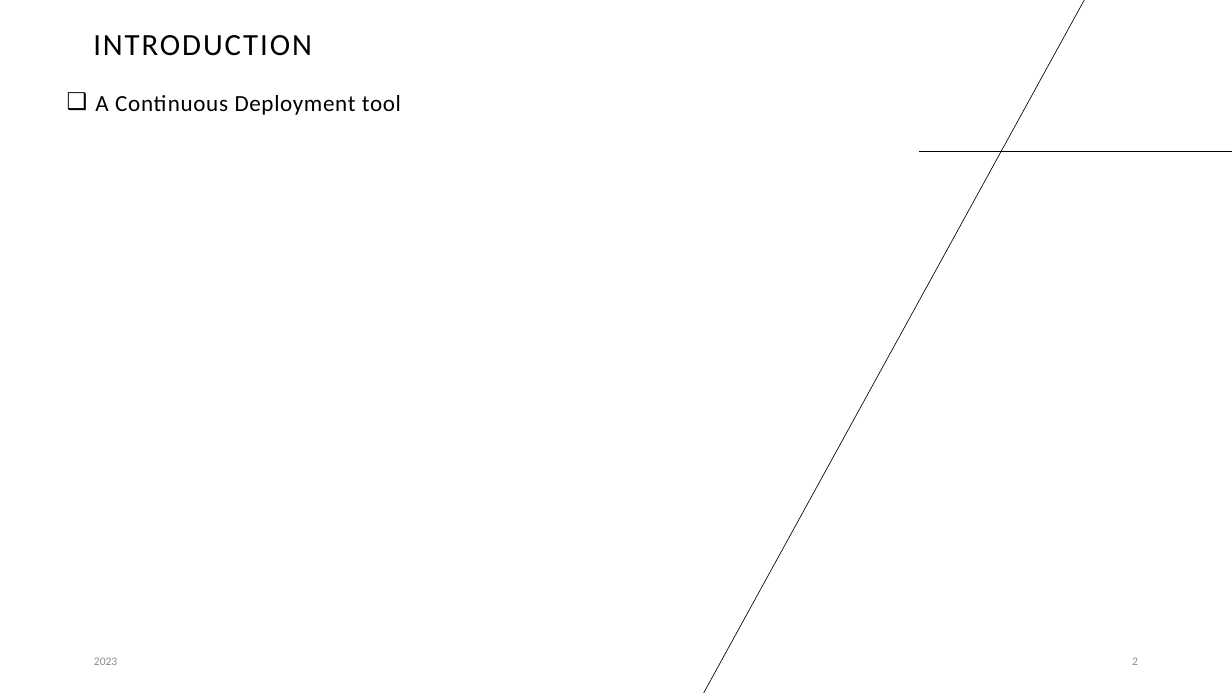
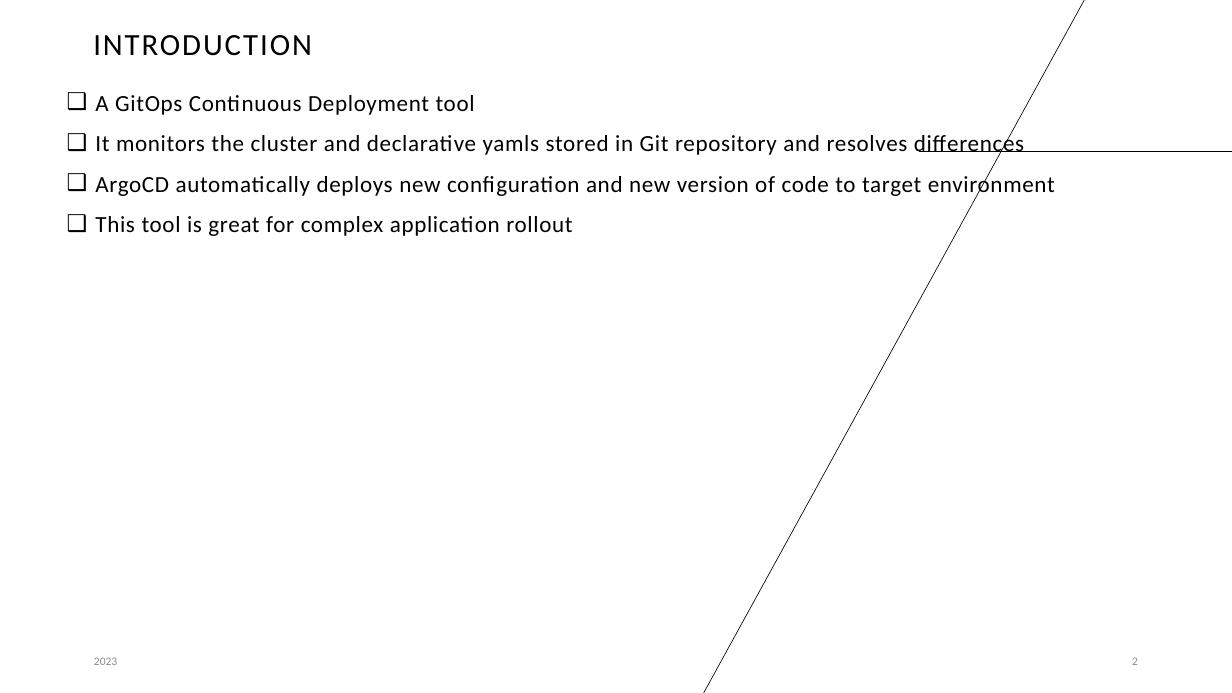
Before and after one commit to yamini-nagellaa/k8-ocp-argo-all, a slide deck: slide 2 of argo_learnings.pptx. Drawn at 1232x693 pixels with LibreOffice and Linux fonts; fonts in the diff are those of the drawing. Boxes give left, top, right and bottom in pixels: in the first picture for what was removed or moved away, otherwise in the second. Text is boxed around its words. In the diff, an @@ line names an element or a change of style, - is before the commit and + after.

Commit message:
argo

```diff
--- a/argo_learnings.pptx
+++ b/argo_learnings.pptx
@@ text at (x1=95, y1=95, x2=1055, y2=236): text changed @@
-❑ A Continuous Deployment tool
+❑ A GitOps Continuous Deployment tool
+❑ It monitors the cluster and declarative yamls stored in Git repository and resolves differences
+❑ ArgoCD automatically deploys new configuration and new version of code to target environment
+❑ This tool is great for complex application rollout
```
Also in this commit, not shown: 1 slide added, 1 other file.
